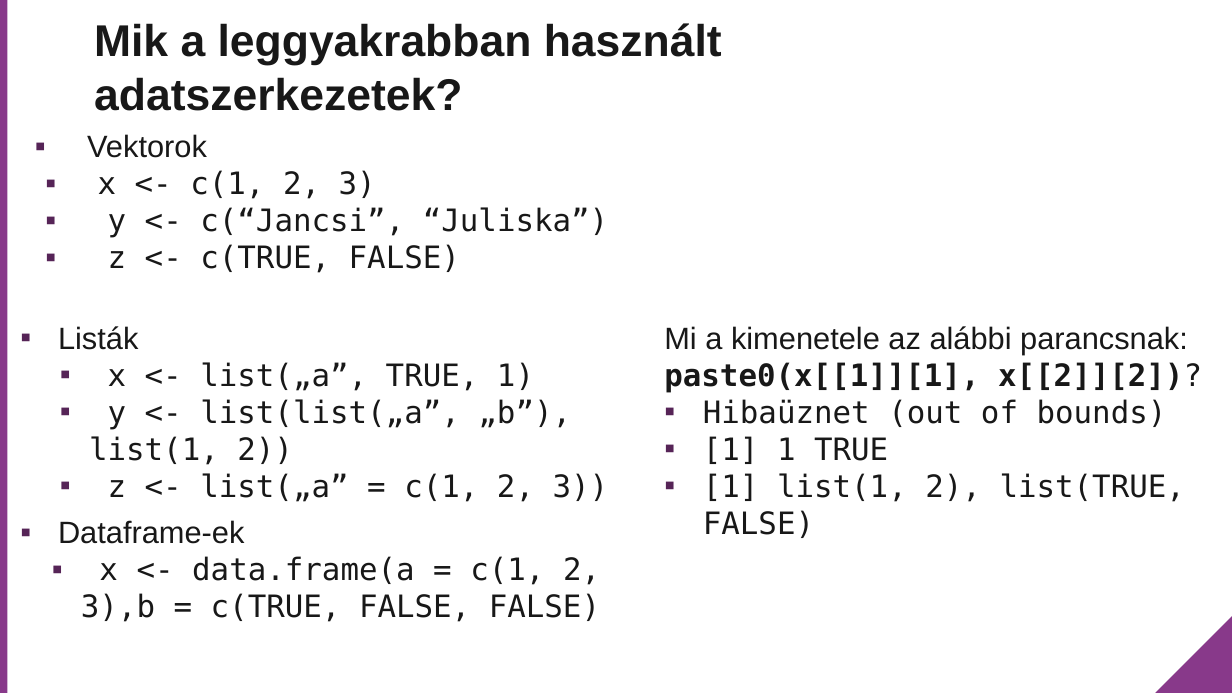
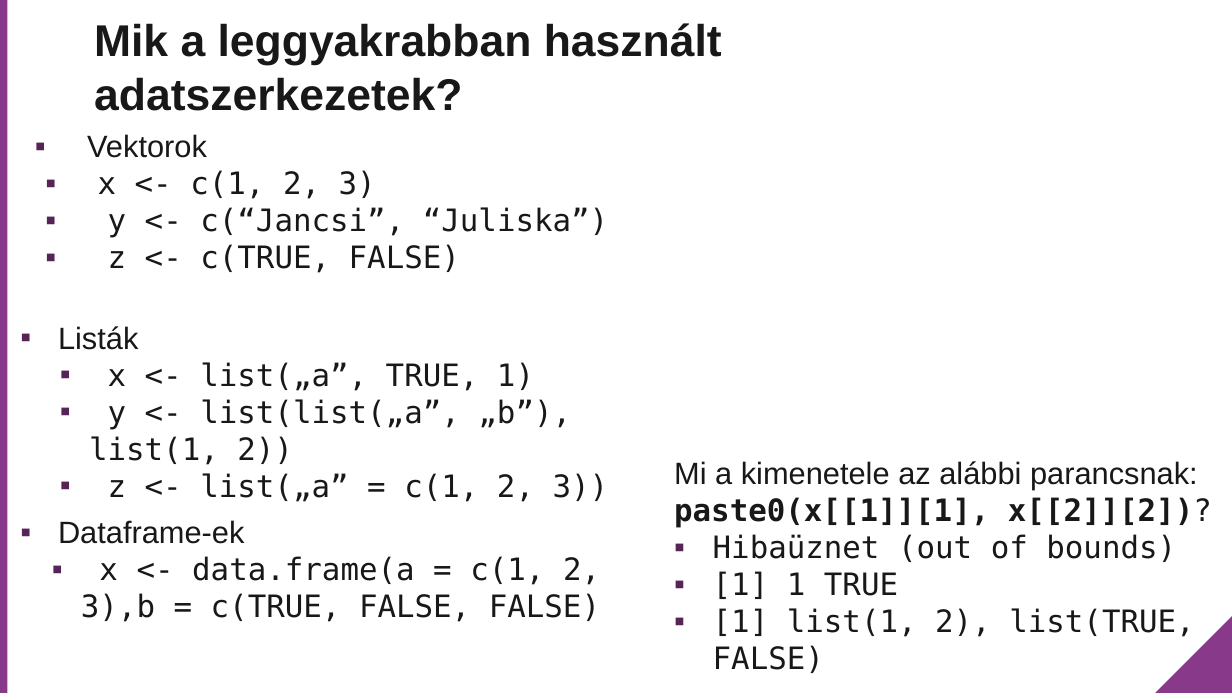
Before and after one commit to rladies/meetup-presentations_budapest, a slide deck: slide 6 of Meetup_2018_03_09/Data structures and loops/ppt/Adatszerkezetek.pptx. Drawn at 1232x693 pixels with LibreOffice and Linux fonts; fonts in the diff are those of the drawing; background and template pictures are left out. Boxes give left, top, right and bottom in pixels: in the first picture for what was removed or moved away, otherwise in the second. Text is boxed around its words. In the diff, an @@ line names an element or a change of style, - is before the commit and + after.

```diff
--- a/Meetup_2018_03_09/Data structures and loops/ppt/Adatszerkezetek.pptx
+++ b/Meetup_2018_03_09/Data structures and loops/ppt/Adatszerkezetek.pptx
@@ text "Mi a kimenetele az alábbi ...": place and size @@
-text "Mi a kimenetele az alábbi ..." at [664, 326, 1202, 538]
+text "Mi a kimenetele az alábbi ..." at [674, 461, 1212, 673]
```
Also in this commit, not shown: 2 other slides changed, 1 slide added, 13 slides removed, 2 other files.
